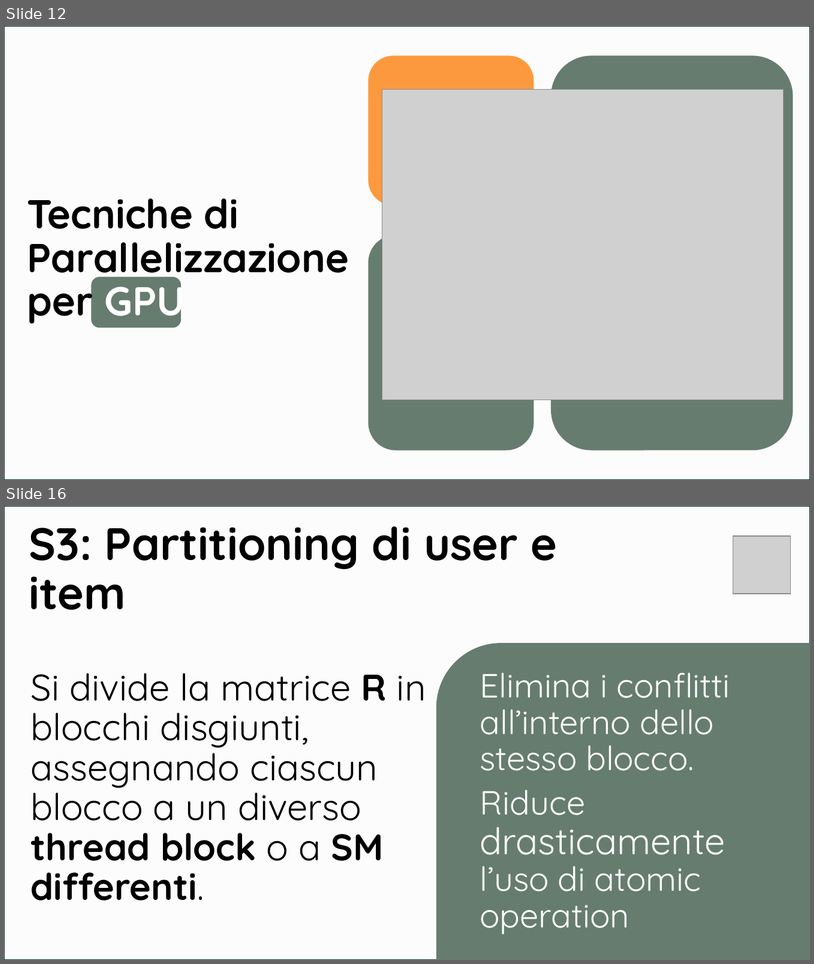
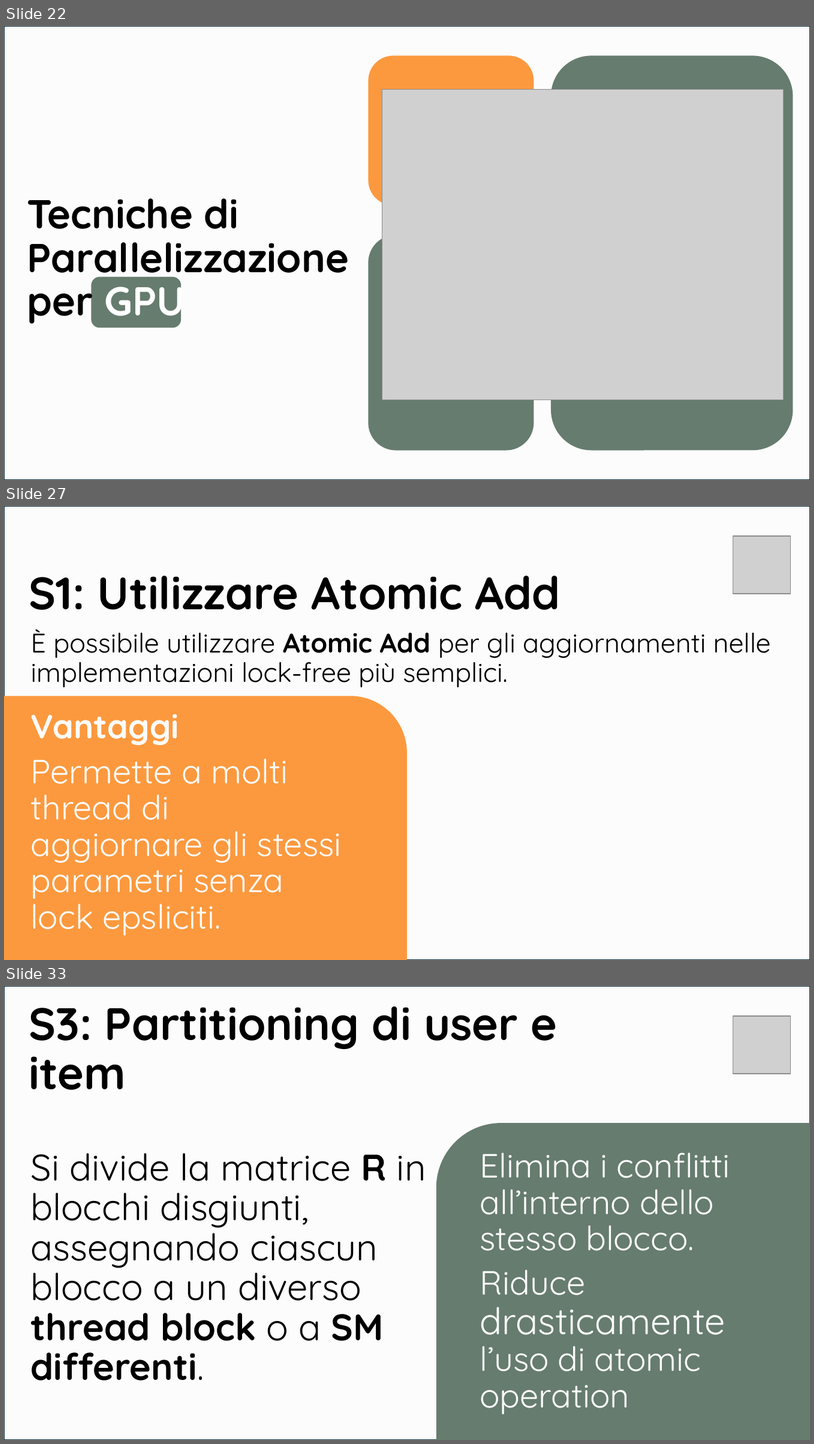
Before and after one commit to Smo17817/MNI_Esercizi, a slide deck: Documentazione/[MNI]_PresentazioneSeminario.pptx. Shown one above the other, each under a label of ours: slides 12 and 16 before the commit, slides 22, 27 and 33 after it; the slides between them are not shown. The pictures are 814x964 and 814x1444 pixels, drawn with LibreOffice and Linux fonts; fonts in the diff are those of the drawing; grey boxes stand for pictures. Boxes give left, top, right and bottom in pixels: in the first picture for what was removed or moved away, otherwise in the second. Text is boxed around its words. In the diff, an @@ line names an element or a change of style, - is before the commit and + after.

```diff
--- a/Documentazione/[MNI]_PresentazioneSeminario.pptx
+++ b/Documentazione/[MNI]_PresentazioneSeminario.pptx
@@ slide 27 added at <box>4,506,810,960</box>, background #FFFFFF @@
@@ rectangle added at <box>4,506,810,960</box>, fill #FCFCFC, outline #092A39 1.5 pt @@
@@ picture added at <box>734,536,791,594</box> @@
@@ title added at <box>29,576,561,610</box>, 54 pt, text #000000, bold @@
+S1: Utilizzare Atomic Add
@@ text added at <box>31,629,771,687</box>, 32 pt, text #000000 @@
+È possibile utilizzare Atomic Add per gli aggiornamenti nelle implementazioni lock-free più semplici.
@@ rounded rectangle added at <box>4,696,408,960</box>, fill #FC993E @@
@@ text added at <box>31,714,341,935</box>, 40 pt, text #FCFCFC @@
+Vantaggi
+Permette a molti thread di aggiornare gli stessi parametri senza lock epsliciti.
@@ what was slide 12 is now slide 22 @@
@@ what was slide 16 is now slide 33 @@
```
Also in this commit, not shown: 5 slides changed, 17 other slides added.
